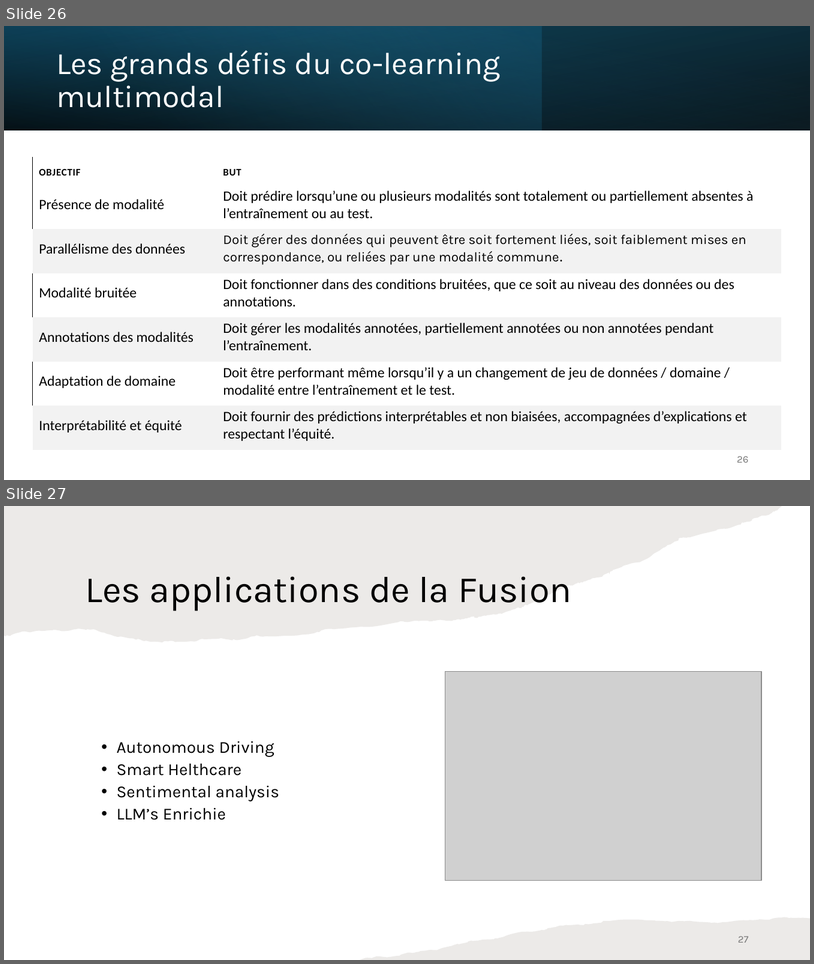
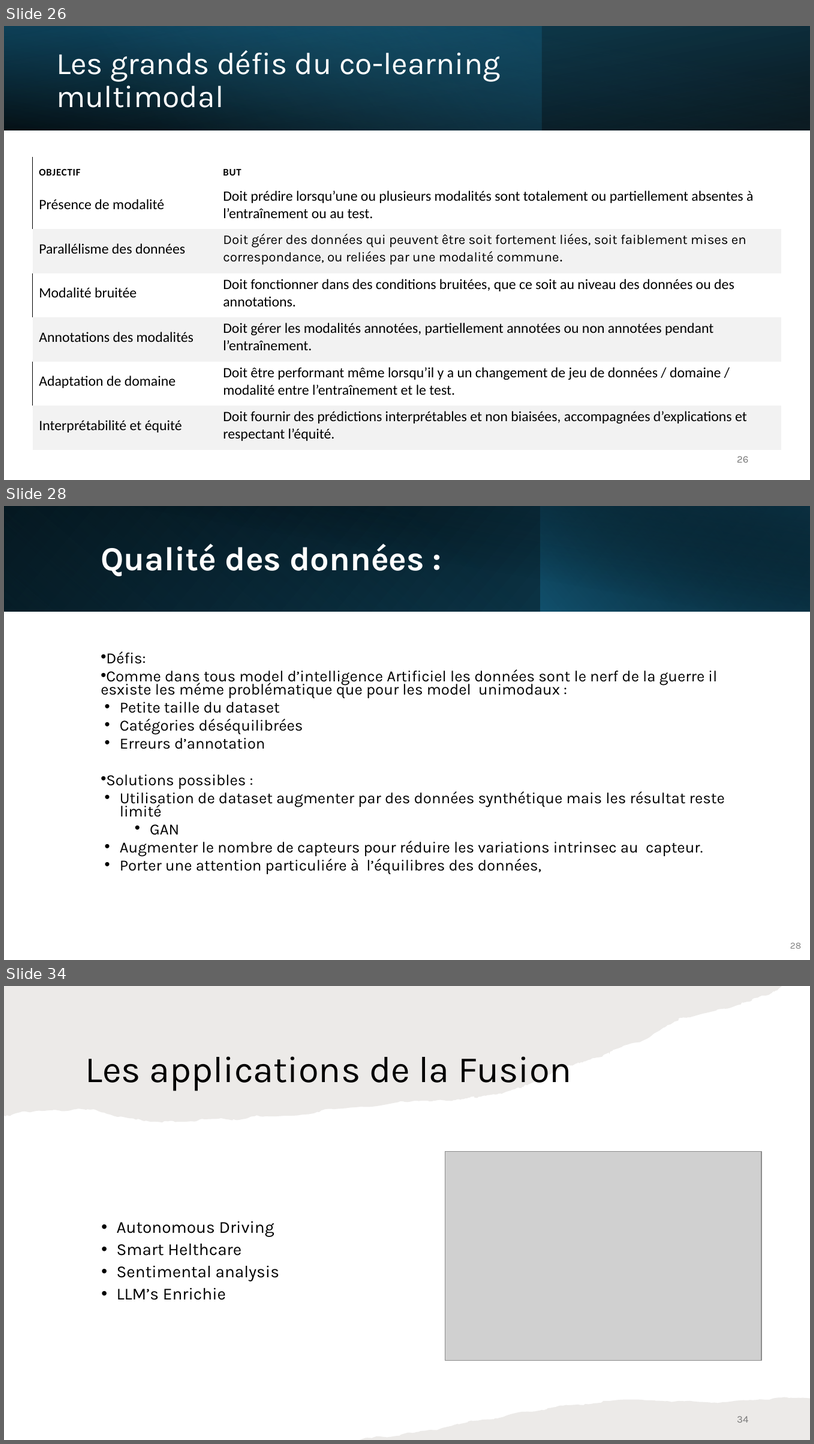
Before and after one commit to IzowRM/Stage-Cetic, a slide deck: Doc Slide/Presentation_du_27_01.pptx. Shown one above the other, each under a label of ours: slides 26 and 27 before the commit, slides 26, 28 and 34 after it; the slides between them are not shown. The pictures are 814x964 and 814x1444 pixels, drawn with LibreOffice and Linux fonts; fonts in the diff are those of the drawing; grey boxes stand for pictures. Boxes give left, top, right and bottom in pixels: in the first picture for what was removed or moved away, otherwise in the second. Text is boxed around its words. In the diff, an @@ line names an element or a change of style, - is before the commit and + after.

```diff
--- a/Doc Slide/Presentation_du_27_01.pptx
+++ b/Doc Slide/Presentation_du_27_01.pptx
@@ slide 28 added at [4,506,810,960], background #FFFFFF @@
@@ rectangle added at [4,506,810,611], fill gradient #000000 to #104862 @@
@@ rectangle added at [4,506,541,611], fill gradient #156082 to #0B3041 @@
@@ rectangle added at [34,506,810,612], fill gradient #000000 to #0B3041 @@
@@ rectangle added at [540,506,810,611], fill gradient #156082 to #000000 @@
@@ title added at [101,544,424,576], 40 pt, text #FFFFFF, bold @@
+Qualité des données :
@@ text added at [101,651,725,874], 18.5 pt, text #000000 @@
+• Défis:
+• Comme dans tous model d’intelligence Artificiel les données sont le nerf de la guerre il esxiste les méme problématique que pour les model unimodaux :
+• Petite taille du dataset
+• Catégories déséquilibrées
+• Erreurs d’annotation
+• Solutions possibles :
+• Utilisation de dataset augmenter par des données synthétique mais les résultat reste limité
+  • GAN
+• Augmenter le nombre de capteurs pour réduire les variations intrinsec au capteur.
+• Porter une attention particuliére à l’équilibres des données,
@@ page number added at [791,942,801,948], 11 pt, text #808080 @@
+28
@@ what was slide 27 is now slide 34 @@
@@ page number at [737,1416,749,1422]: text changed @@
-27
+34
```
Also in this commit, not shown: 2 slides changed, 6 other slides added, 3 other files.
